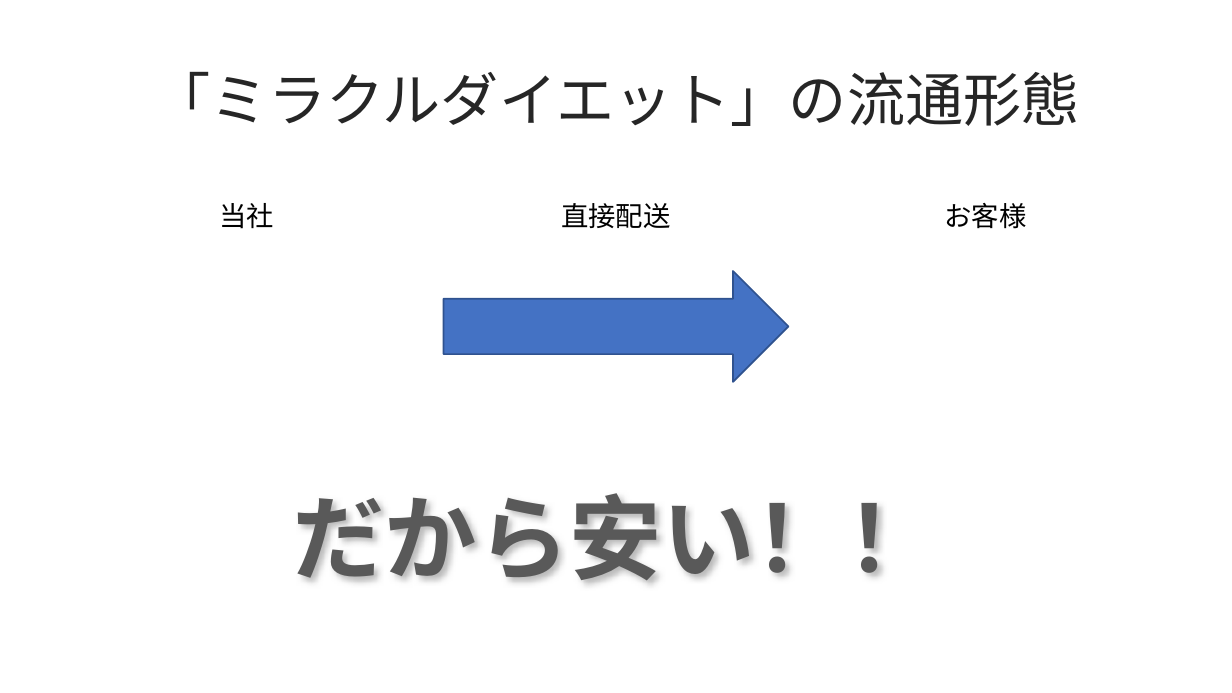
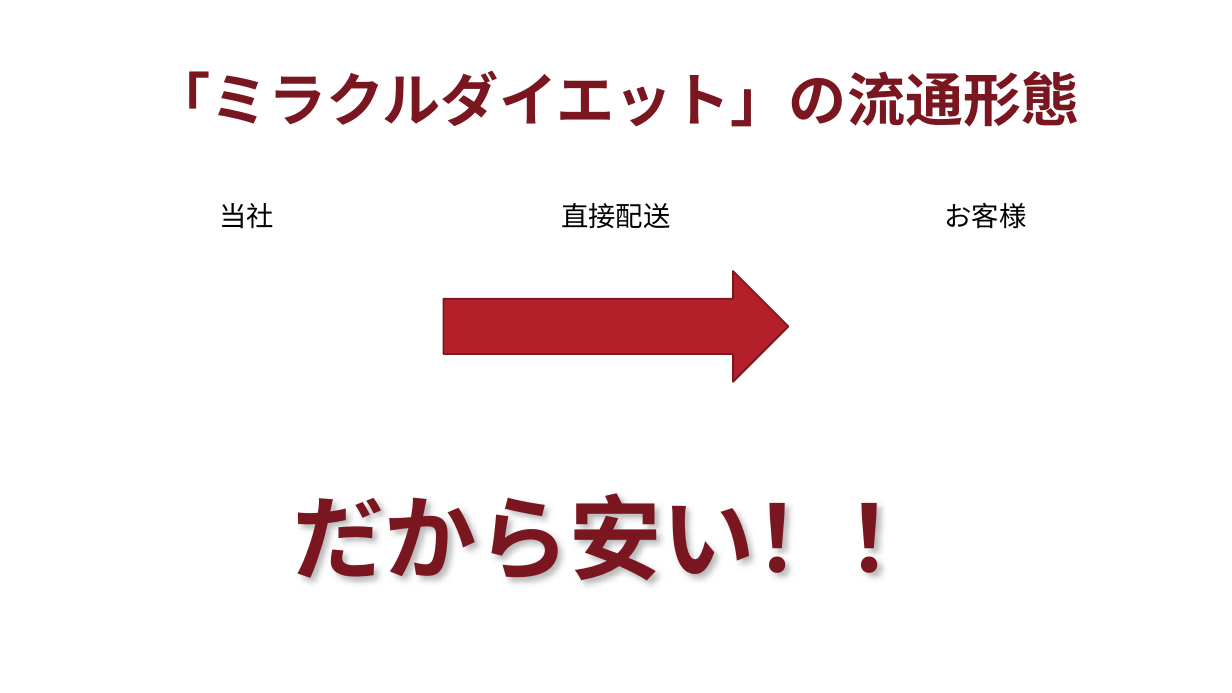
Before and after one commit to 984j7vw2tr-cloud/beauty-salon-site, a slide deck: slide 7 of ミラクルダイエット.pptx. Drawn at 1232x693 pixels with LibreOffice and Linux fonts; fonts in the diff are those of the drawing. Boxes give left, top, right and bottom in pixels: in the first picture for what was removed or moved away, otherwise in the second. Text is boxed around its words. In the diff, an @@ line names an element or a change of style, - is before the commit and + after.

```diff
--- a/ミラクルダイエット.pptx
+++ b/ミラクルダイエット.pptx
@@ title "「ミラクルダイエット」の流通形態" at box(152, 71, 1079, 127): text colour #262626 to #7A1620, bold on @@
@@ right arrow at box(444, 271, 788, 382): fill #4472C4 to #B3202A; outline #2F528F 1 pt to #7A1620 1 pt @@
@@ text "だから安い！！" at box(293, 493, 940, 583): text colour #595959 to #7A1620 @@
```
Also in this commit, not shown: 6 other slides changed.
